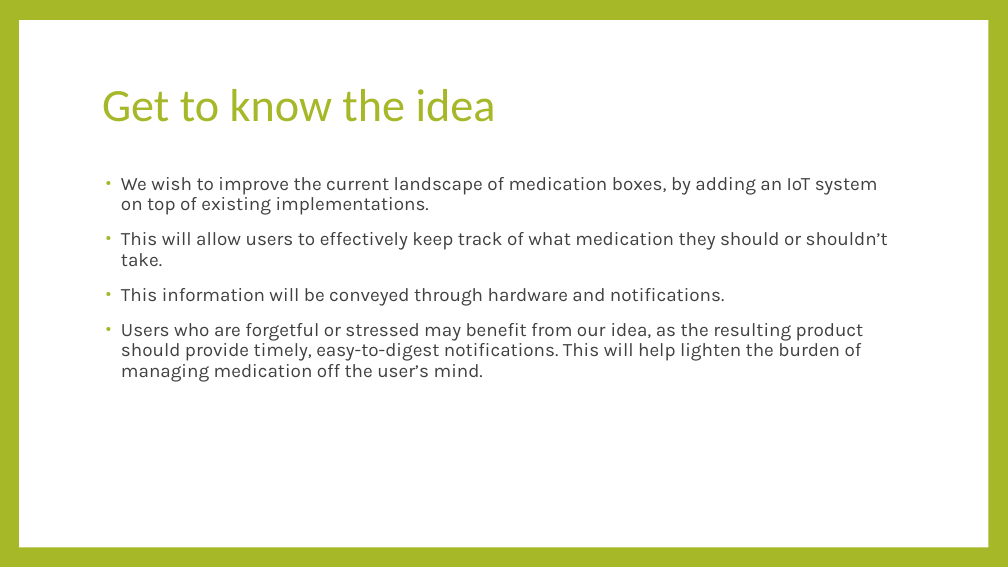
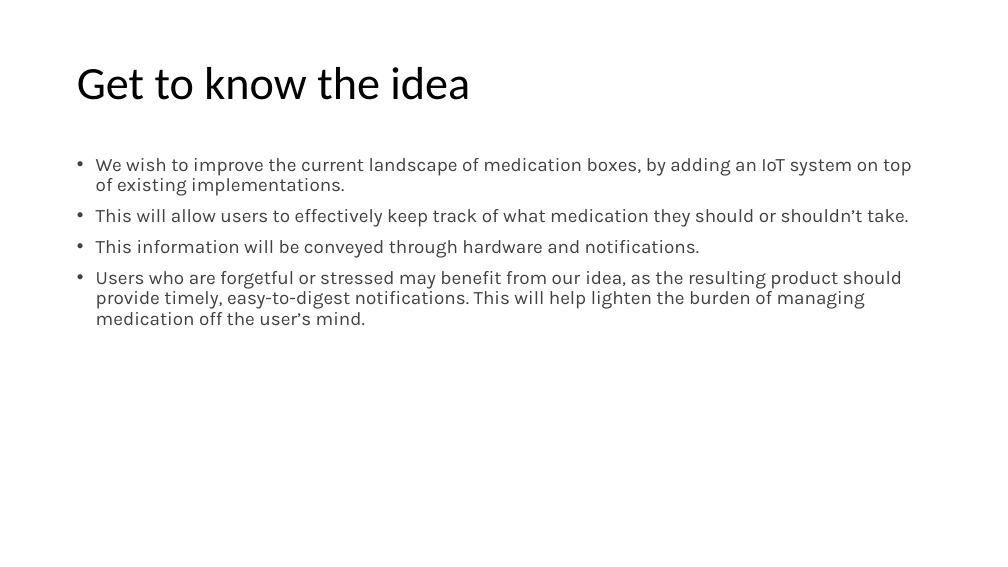
Before and after one commit to cianashby1337/IOT_CA1_Documentation, a slide deck: slide 3 of Introductory_Slides.pptx. Drawn at 1008x567 pixels with LibreOffice and Linux fonts; fonts in the diff are those of the drawing. Boxes give left, top, right and bottom in pixels: in the first picture for what was removed or moved away, otherwise in the second. Text is boxed around its words. In the diff, an @@ line names an element or a change of style, - is before the commit and + after.

Commit message:
Remove design on introductory slides pptx
This makes the introductory slides match the style of all other slides

```diff
--- a/Introductory_Slides.pptx
+++ b/Introductory_Slides.pptx
@@ background #A6B727 to #FFFFFF @@
@@ rectangle removed at <box>19,20,988,547</box> @@
@@ title "Get to know the idea": place and size @@
-title "Get to know the idea" at <box>102,89,496,122</box>
+title "Get to know the idea" at <box>77,67,470,100</box>
@@ title "Get to know the idea" at <box>77,67,470,100</box>: text colour #A6B727 to #000000 @@
@@ text "We wish to improve the ...": place and size @@
-text "We wish to improve the ..." at <box>121,177,888,382</box>
+text "We wish to improve the ..." at <box>96,158,911,325</box>
@@ text "We wish to improve the ..." at <box>96,158,911,325</box>: indent changed; less space between paragraphs @@
```
Also in this commit, not shown: 2 other slides changed.
